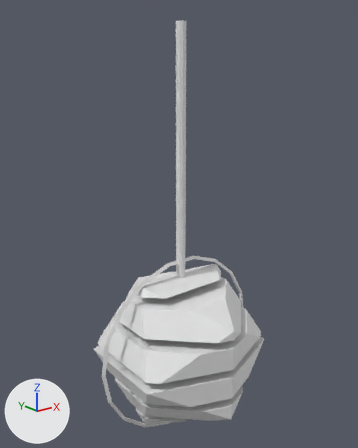
Before and after pictures for a commit that changed the OBJ model Assets/Models/Bottom Shoulder/Public-Photo_0005.obj.
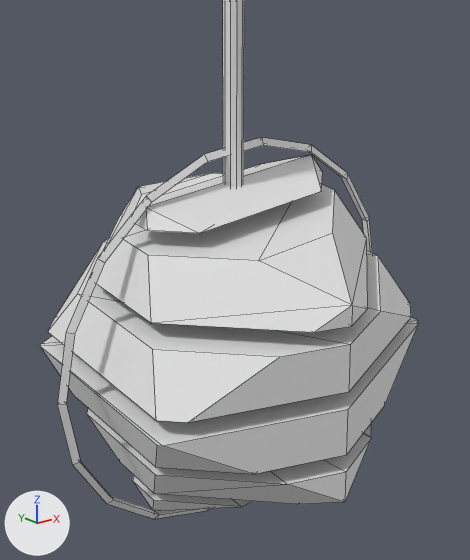
There are two pictures of each version: one whole from a 50 mm camera at (-0.513, -0.636, 0.271) aimed at (0.004, 0.01, 0.013), one close up on the part from 21% to 80% of the width and 43% to 100% of the height. Arrows for +X, +Y and +Z are at lower left; the lights stay in place. The close-ups show mesh edges as thin lines. Where no turn or scale is listed for an object, it has been applied to the vertices. Vertices at the same position are counted once.

Names of what the first close-up shows: 'Public-Photo_0005'.
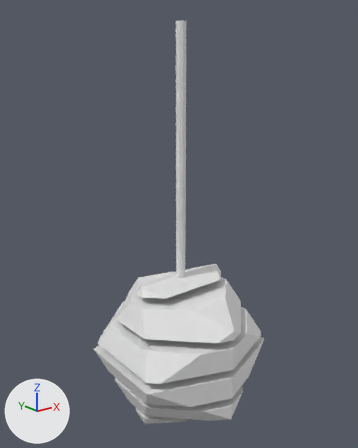
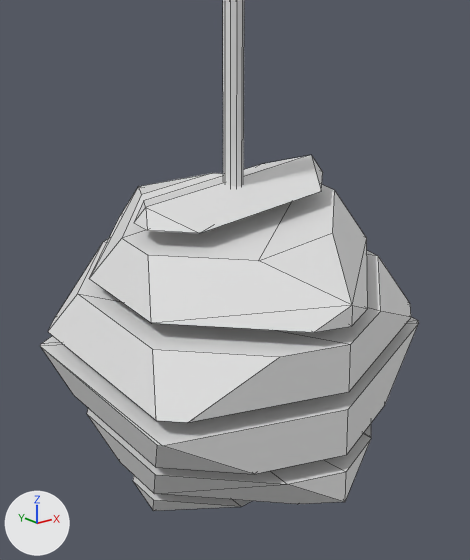
Pixel boxes (x1, y1, x2, y2) of what changed, in the close-ups (470 x 560 px):
'Public-Photo_0005', reshaped: before (40, 0, 419, 519); after (40, 0, 419, 511)
part 1 of me_public_photo_0005, deleted: before (57, 137, 373, 519)

The change in detail:
me_public_photo_0005 has 176 vertices, 191 faces and spans x -0.168..0.168, y -0.137..0.137, z -0.381..0.34.
me_public_photo_0005 is used by ob_public_photo_0005; location (0.0, 0.0, 0.0).
me_public_photo_0005 part 1: the loose piece of 54 vertices spanning x -0.168..0.168, y -0.003..0.003, z -0.381..-0.049 is deleted.
